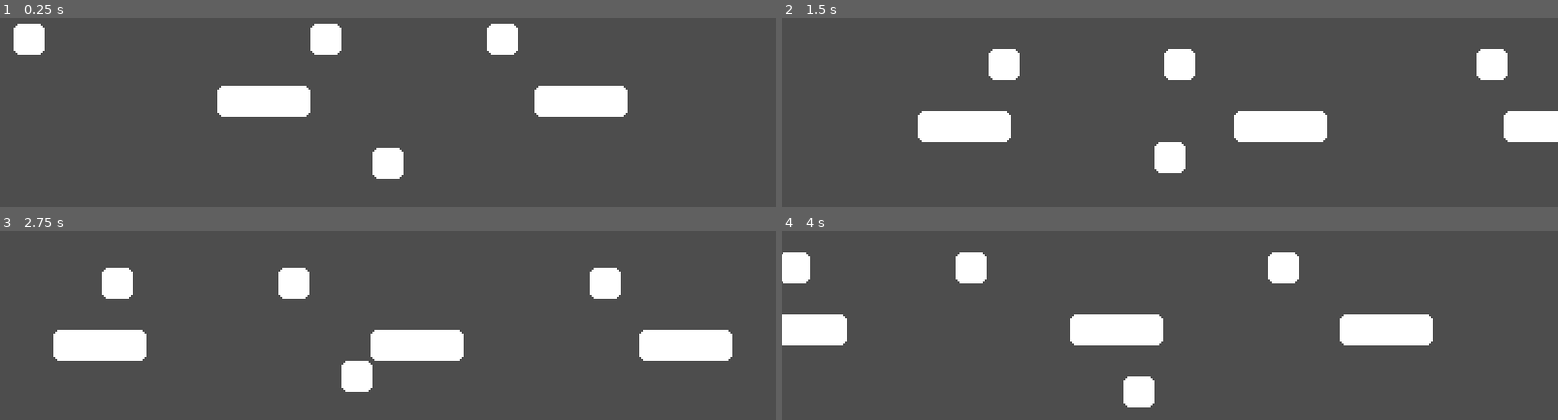
Above: before the commit, frames 1-4 (two rows, left to right).
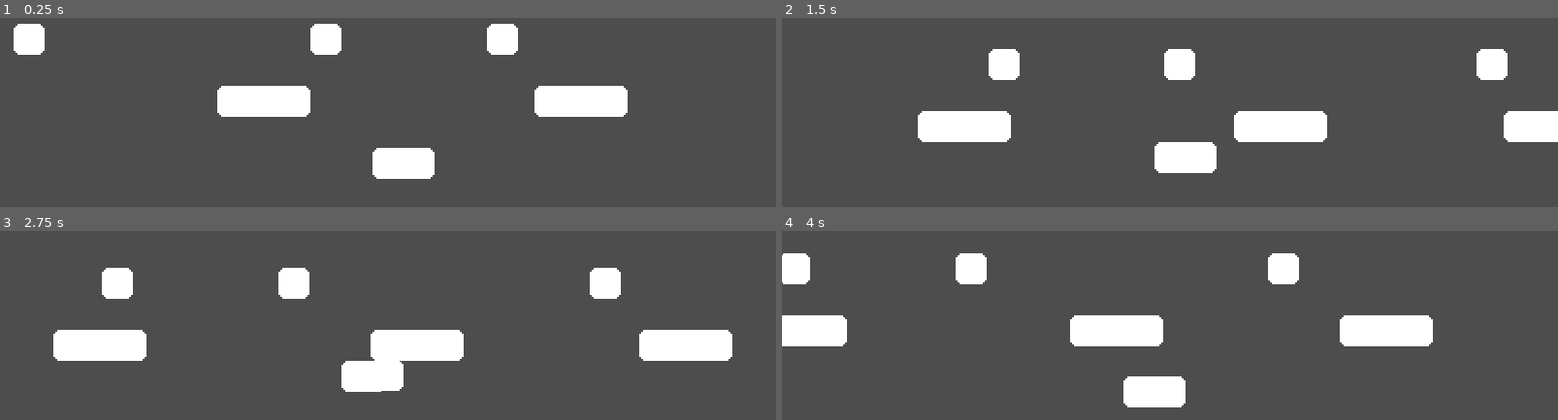
Above: after the commit, the same moments.

Repository: sirius-leaf/courier_bot_protocol
Game: Godot game, scene res://Scene/Level Scene/level.tscn
Same seed, same stepped clock (60 frames per second), same inputs: the game is played once before the commit and once after it.
Inputs:
- Up to frame 1 (0.25 s): no input
- Up to frame 2 (1.5 s): hold Up (ui_up) from 0.53 s (still down)
- Up to frame 3 (2.75 s): release Up (ui_up) at 2.03 s; hold Left (ui_left) from 2.03 s (still down)
- Up to frame 4 (4 s): release Left (ui_left) at 3.53 s; hold Down (ui_down) from 3.53 s (still down)

The runs differ from the first frame. In frame 1, 0.7% of the frame differs, in the area x 51-56%, y 68-86%; in frame 2, 0.7%; in frame 3, 0.6%; in frame 4, 1.1%, in the area x 0-84%, y 11-94%.

Commit message:
added more player type

Diff:
--- a/Scene/Level Scene/level.tscn
+++ b/Scene/Level Scene/level.tscn
@@ -1,7 +1,7 @@
 [gd_scene load_steps=7 format=3 uid="uid://dx8nbddj2vps5"]
 
 [ext_resource type="Script" path="res://Script/camera_2d.gd" id="1_34jud"]
-[ext_resource type="PackedScene" uid="uid://cnx505m3w2o5k" path="res://Scene/Object Scene/sd_570.tscn" id="1_uo02c"]
+[ext_resource type="PackedScene" uid="uid://b28d3ptygwex5" path="res://Scene/Object Scene/Player/wd_38.tscn" id="2_viq0u"]
 [ext_resource type="PackedScene" uid="uid://bupdyrkly776e" path="res://Scene/Object Scene/Spawner/moving_object_spawner.tscn" id="3_t40wj"]
 [ext_resource type="PackedScene" uid="uid://ksrfwjtlo3p3" path="res://Scene/Object Scene/moving_platform.tscn" id="4_c00vo"]
 [ext_resource type="Script" path="res://Script/game_ui.gd" id="5_tnsey"]
@@ -14,7 +14,9 @@
 position_smoothing_speed = 2.0
 script = ExtResource("1_34jud")
 
-[node name="SD-570" parent="." instance=ExtResource("1_uo02c")]
+[node name="Players" type="Node2D" parent="."]
+
+[node name="Player1" parent="Players" instance=ExtResource("2_viq0u")]
 
 [node name="MovingObjectSpawner" parent="." instance=ExtResource("3_t40wj")]
 position = Vector2(0, -32)
--- /dev/null
+++ b/Scene/Object Scene/Player/fs_45.tscn
@@ -0,0 +1,64 @@
+[gd_scene load_steps=7 format=3 uid="uid://dgiktybtrwt4c"]
+
+[ext_resource type="Script" path="res://Script/player.gd" id="1_h8n8p"]
+[ext_resource type="Texture2D" uid="uid://p4jt8bkotiik" path="res://Asset/Sprite/_player.png" id="2_ieaee"]
+
+[sub_resource type="RectangleShape2D" id="RectangleShape2D_4hpe0"]
+size = Vector2(12, 14)
+
+[sub_resource type="RectangleShape2D" id="RectangleShape2D_kvv5c"]
+size = Vector2(6, 6)
+
+[sub_resource type="RectangleShape2D" id="RectangleShape2D_pfq80"]
+size = Vector2(2, 7)
+
+[sub_resource type="RectangleShape2D" id="RectangleShape2D_g4maq"]
+size = Vector2(2, 7)
+
+[node name="SD-570" type="CharacterBody2D" groups=["Player"]]
+script = ExtResource("1_h8n8p")
+moveSpeed = 0.4
+
+[node name="Sprite" type="Sprite2D" parent="."]
+rotation = 4.71239
+texture = ExtResource("2_ieaee")
+
+[node name="CollisionShape2D" type="CollisionShape2D" parent="."]
+shape = SubResource("RectangleShape2D_4hpe0")
+
+[node name="MovementCheckRaycast" type="Node2D" parent="."]
+
+[node name="CheckLeft" type="RayCast2D" parent="MovementCheckRaycast"]
+target_position = Vector2(-16, 0)
+
+[node name="CheckRight" type="RayCast2D" parent="MovementCheckRaycast"]
+target_position = Vector2(16, 0)
+
+[node name="CheckUp" type="Area2D" parent="MovementCheckRaycast"]
+
+[node name="CollisionShape2D" type="CollisionShape2D" parent="MovementCheckRaycast/CheckUp"]
+position = Vector2(0, -13)
+shape = SubResource("RectangleShape2D_kvv5c")
+
+[node name="CheckDown" type="Area2D" parent="MovementCheckRaycast"]
+
+[node name="CollisionShape2D" type="CollisionShape2D" parent="MovementCheckRaycast/CheckDown"]
+position = Vector2(0, 13)
+shape = SubResource("RectangleShape2D_kvv5c")
+
+[node name="PlatformCheck" type="Area2D" parent="."]
+
+[node name="CollisionShape2D" type="CollisionShape2D" parent="PlatformCheck"]
+shape = SubResource("RectangleShape2D_pfq80")
+
+[node name="WaterCheck" type="Area2D" parent="."]
+collision_layer = 2
+collision_mask = 2
+
+[node name="CollisionShape2D" type="CollisionShape2D" parent="WaterCheck"]
+shape = SubResource("RectangleShape2D_g4maq")
+
+[connection signal="area_entered" from="PlatformCheck" to="." method="_on_area_2d_area_entered"]
+[connection signal="area_exited" from="PlatformCheck" to="." method="_on_area_2d_area_exited"]
+[connection signal="area_entered" from="WaterCheck" to="." method="_on_water_check_area_entered"]
+[connection signal="area_exited" from="WaterCheck" to="." method="_on_water_check_area_exited"]
--- /dev/null
+++ b/Scene/Object Scene/Player/hv_51.tscn
@@ -0,0 +1,64 @@
+[gd_scene load_steps=7 format=3 uid="uid://vq7gk0htc781"]
+
+[ext_resource type="Script" path="res://Script/player.gd" id="1_y5aa2"]
+[ext_resource type="Texture2D" uid="uid://p4jt8bkotiik" path="res://Asset/Sprite/_player.png" id="2_aydju"]
+
+[sub_resource type="RectangleShape2D" id="RectangleShape2D_4hpe0"]
+size = Vector2(12, 10)
+
+[sub_resource type="RectangleShape2D" id="RectangleShape2D_lfeqe"]
+size = Vector2(6, 6)
+
+[sub_resource type="RectangleShape2D" id="RectangleShape2D_pfq80"]
+size = Vector2(2, 7)
+
+[sub_resource type="RectangleShape2D" id="RectangleShape2D_g4maq"]
+size = Vector2(2, 7)
+
+[node name="HV-51" type="CharacterBody2D" groups=["Player"]]
+script = ExtResource("1_y5aa2")
+moveSpeed = 0.05
+
+[node name="Sprite" type="Sprite2D" parent="."]
+rotation = 4.71239
+texture = ExtResource("2_aydju")
+
+[node name="CollisionShape2D" type="CollisionShape2D" parent="."]
+shape = SubResource("RectangleShape2D_4hpe0")
+
+[node name="MovementCheckRaycast" type="Node2D" parent="."]
+
+[node name="CheckLeft" type="RayCast2D" parent="MovementCheckRaycast"]
+target_position = Vector2(-16, 0)
+
+[node name="CheckRight" type="RayCast2D" parent="MovementCheckRaycast"]
+target_position = Vector2(16, 0)
+
+[node name="CheckUp" type="Area2D" parent="MovementCheckRaycast"]
+
+[node name="CollisionShape2D" type="CollisionShape2D" parent="MovementCheckRaycast/CheckUp"]
+position = Vector2(0, -13)
+shape = SubResource("RectangleShape2D_lfeqe")
+
+[node name="CheckDown" type="Area2D" parent="MovementCheckRaycast"]
+
+[node name="CollisionShape2D" type="CollisionShape2D" parent="MovementCheckRaycast/CheckDown"]
+position = Vector2(0, 13)
+shape = SubResource("RectangleShape2D_lfeqe")
+
+[node name="PlatformCheck" type="Area2D" parent="."]
+
+[node name="CollisionShape2D" type="CollisionShape2D" parent="PlatformCheck"]
+shape = SubResource("RectangleShape2D_pfq80")
+
+[node name="WaterCheck" type="Area2D" parent="."]
+collision_layer = 2
+collision_mask = 2
+
+[node name="CollisionShape2D" type="CollisionShape2D" parent="WaterCheck"]
+shape = SubResource("RectangleShape2D_g4maq")
+
+[connection signal="area_entered" from="PlatformCheck" to="." method="_on_area_2d_area_entered"]
+[connection signal="area_exited" from="PlatformCheck" to="." method="_on_area_2d_area_exited"]
+[connection signal="area_entered" from="WaterCheck" to="." method="_on_water_check_area_entered"]
+[connection signal="area_exited" from="WaterCheck" to="." method="_on_water_check_area_exited"]
--- /dev/null
+++ b/Scene/Object Scene/Player/sd_570.tscn
@@ -0,0 +1,63 @@
+[gd_scene load_steps=7 format=3 uid="uid://cnx505m3w2o5k"]
+
+[ext_resource type="Script" path="res://Script/player.gd" id="1_sjwqe"]
+[ext_resource type="Texture2D" uid="uid://p4jt8bkotiik" path="res://Asset/Sprite/_player.png" id="2_regn3"]
+
+[sub_resource type="RectangleShape2D" id="RectangleShape2D_4hpe0"]
+size = Vector2(12, 14)
+
+[sub_resource type="RectangleShape2D" id="RectangleShape2D_kvv5c"]
+size = Vector2(6, 6)
+
+[sub_resource type="RectangleShape2D" id="RectangleShape2D_pfq80"]
+size = Vector2(2, 7)
+
+[sub_resource type="RectangleShape2D" id="RectangleShape2D_g4maq"]
+size = Vector2(2, 7)
+
+[node name="SD-570" type="CharacterBody2D" groups=["Player"]]
+script = ExtResource("1_sjwqe")
+
+[node name="Sprite" type="Sprite2D" parent="."]
+rotation = 4.71239
+texture = ExtResource("2_regn3")
+
+[node name="CollisionShape2D" type="CollisionShape2D" parent="."]
+shape = SubResource("RectangleShape2D_4hpe0")
+
+[node name="MovementCheckRaycast" type="Node2D" parent="."]
+
+[node name="CheckLeft" type="RayCast2D" parent="MovementCheckRaycast"]
+target_position = Vector2(-16, 0)
+
+[node name="CheckRight" type="RayCast2D" parent="MovementCheckRaycast"]
+target_position = Vector2(16, 0)
+
+[node name="CheckUp" type="Area2D" parent="MovementCheckRaycast"]
+
+[node name="CollisionShape2D" type="CollisionShape2D" parent="MovementCheckRaycast/CheckUp"]
+position = Vector2(0, -13)
+shape = SubResource("RectangleShape2D_kvv5c")
+
+[node name="CheckDown" type="Area2D" parent="MovementCheckRaycast"]
+
+[node name="CollisionShape2D" type="CollisionShape2D" parent="MovementCheckRaycast/CheckDown"]
+position = Vector2(0, 13)
+shape = SubResource("RectangleShape2D_kvv5c")
+
+[node name="PlatformCheck" type="Area2D" parent="."]
+
+[node name="CollisionShape2D" type="CollisionShape2D" parent="PlatformCheck"]
+shape = SubResource("RectangleShape2D_pfq80")
+
+[node name="WaterCheck" type="Area2D" parent="."]
+collision_layer = 2
+collision_mask = 2
+
+[node name="CollisionShape2D" type="CollisionShape2D" parent="WaterCheck"]
+shape = SubResource("RectangleShape2D_g4maq")
+
+[connection signal="area_entered" from="PlatformCheck" to="." method="_on_area_2d_area_entered"]
+[connection signal="area_exited" from="PlatformCheck" to="." method="_on_area_2d_area_exited"]
+[connection signal="area_entered" from="WaterCheck" to="." method="_on_water_check_area_entered"]
+[connection signal="area_exited" from="WaterCheck" to="." method="_on_water_check_area_exited"]
--- a/Scene/Object Scene/sd_570.tscn
+++ b/Scene/Object Scene/Player/wd_38.tscn
@@ -1,43 +1,56 @@
-[gd_scene load_steps=6 format=3 uid="uid://cnx505m3w2o5k"]
+[gd_scene load_steps=7 format=3 uid="uid://b28d3ptygwex5"]
 
-[ext_resource type="Script" path="res://Script/player.gd" id="1_sjwqe"]
-[ext_resource type="Texture2D" uid="uid://8qwy3vej3x04" path="res://Asset/Sprite/_1x1_block.png" id="1_toexh"]
+[ext_resource type="Script" path="res://Script/player.gd" id="1_dc2ev"]
+[ext_resource type="Texture2D" uid="uid://b2eb23gdsebyh" path="res://Asset/Sprite/_2x1_block.png" id="2_3iaf0"]
 
 [sub_resource type="RectangleShape2D" id="RectangleShape2D_4hpe0"]
-size = Vector2(12, 14)
+size = Vector2(28, 14)
+
+[sub_resource type="RectangleShape2D" id="RectangleShape2D_kvv5c"]
+size = Vector2(22, 6)
 
 [sub_resource type="RectangleShape2D" id="RectangleShape2D_pfq80"]
-size = Vector2(2, 7)
+size = Vector2(18, 7)
 
 [sub_resource type="RectangleShape2D" id="RectangleShape2D_g4maq"]
-size = Vector2(2, 7)
+size = Vector2(18, 7)
 
-[node name="SD-570" type="CharacterBody2D" groups=["Player"]]
-script = ExtResource("1_sjwqe")
+[node name="WD-38" type="CharacterBody2D" groups=["Player"]]
+script = ExtResource("1_dc2ev")
+smallPlayer = false
 
 [node name="Sprite" type="Sprite2D" parent="."]
-texture = ExtResource("1_toexh")
+position = Vector2(8, 0)
+texture = ExtResource("2_3iaf0")
 
 [node name="CollisionShape2D" type="CollisionShape2D" parent="."]
+position = Vector2(8, 0)
 shape = SubResource("RectangleShape2D_4hpe0")
 
 [node name="MovementCheckRaycast" type="Node2D" parent="."]
-
-[node name="CheckUp" type="RayCast2D" parent="MovementCheckRaycast"]
-target_position = Vector2(0, -16)
-
-[node name="CheckDown" type="RayCast2D" parent="MovementCheckRaycast"]
-target_position = Vector2(0, 16)
 
 [node name="CheckLeft" type="RayCast2D" parent="MovementCheckRaycast"]
 target_position = Vector2(-16, 0)
 
 [node name="CheckRight" type="RayCast2D" parent="MovementCheckRaycast"]
-target_position = Vector2(16, 0)
+target_position = Vector2(32, 0)
+
+[node name="CheckUp" type="Area2D" parent="MovementCheckRaycast"]
+
+[node name="CollisionShape2D" type="CollisionShape2D" parent="MovementCheckRaycast/CheckUp"]
+position = Vector2(8, -13)
+shape = SubResource("RectangleShape2D_kvv5c")
+
+[node name="CheckDown" type="Area2D" parent="MovementCheckRaycast"]
+
+[node name="CollisionShape2D" type="CollisionShape2D" parent="MovementCheckRaycast/CheckDown"]
+position = Vector2(8, 13)
+shape = SubResource("RectangleShape2D_kvv5c")
 
 [node name="PlatformCheck" type="Area2D" parent="."]
 
 [node name="CollisionShape2D" type="CollisionShape2D" parent="PlatformCheck"]
+position = Vector2(8, 0)
 shape = SubResource("RectangleShape2D_pfq80")
 
 [node name="WaterCheck" type="Area2D" parent="."]
@@ -45,6 +58,7 @@
 collision_mask = 2
 
 [node name="CollisionShape2D" type="CollisionShape2D" parent="WaterCheck"]
+position = Vector2(8, 0)
 shape = SubResource("RectangleShape2D_g4maq")
 
 [connection signal="area_entered" from="PlatformCheck" to="." method="_on_area_2d_area_entered"]
--- /dev/null
+++ b/Scene/Object Scene/Player/ws_10.tscn
@@ -0,0 +1,68 @@
+[gd_scene load_steps=7 format=3 uid="uid://ufneu3supamj"]
+
+[ext_resource type="Script" path="res://Script/player.gd" id="1_mx62x"]
+[ext_resource type="Texture2D" uid="uid://b2eb23gdsebyh" path="res://Asset/Sprite/_2x1_block.png" id="2_8xewg"]
+
+[sub_resource type="RectangleShape2D" id="RectangleShape2D_4hpe0"]
+size = Vector2(28, 14)
+
+[sub_resource type="RectangleShape2D" id="RectangleShape2D_kvv5c"]
+size = Vector2(22, 6)
+
+[sub_resource type="RectangleShape2D" id="RectangleShape2D_pfq80"]
+size = Vector2(18, 7)
+
+[sub_resource type="RectangleShape2D" id="RectangleShape2D_g4maq"]
+size = Vector2(18, 7)
+
+[node name="WS-10" type="CharacterBody2D" groups=["Player"]]
+script = ExtResource("1_mx62x")
+moveSpeed = 0.05
+smallPlayer = false
+
+[node name="Sprite" type="Sprite2D" parent="."]
+position = Vector2(8, 0)
+texture = ExtResource("2_8xewg")
+
+[node name="CollisionShape2D" type="CollisionShape2D" parent="."]
+position = Vector2(8, 0)
+shape = SubResource("RectangleShape2D_4hpe0")
+
+[node name="MovementCheckRaycast" type="Node2D" parent="."]
+
+[node name="CheckLeft" type="RayCast2D" parent="MovementCheckRaycast"]
+target_position = Vector2(-16, 0)
+
+[node name="CheckRight" type="RayCast2D" parent="MovementCheckRaycast"]
+target_position = Vector2(32, 0)
+
+[node name="CheckUp" type="Area2D" parent="MovementCheckRaycast"]
+
+[node name="CollisionShape2D" type="CollisionShape2D" parent="MovementCheckRaycast/CheckUp"]
+position = Vector2(8, -13)
+shape = SubResource("RectangleShape2D_kvv5c")
+
+[node name="CheckDown" type="Area2D" parent="MovementCheckRaycast"]
+
+[node name="CollisionShape2D" type="CollisionShape2D" parent="MovementCheckRaycast/CheckDown"]
+position = Vector2(8, 13)
+shape = SubResource("RectangleShape2D_kvv5c")
+
+[node name="PlatformCheck" type="Area2D" parent="."]
+
+[node name="CollisionShape2D" type="CollisionShape2D" parent="PlatformCheck"]
+position = Vector2(8, 0)
+shape = SubResource("RectangleShape2D_pfq80")
+
+[node name="WaterCheck" type="Area2D" parent="."]
+collision_layer = 2
+collision_mask = 2
+
+[node name="CollisionShape2D" type="CollisionShape2D" parent="WaterCheck"]
+position = Vector2(8, 0)
+shape = SubResource("RectangleShape2D_g4maq")
+
+[connection signal="area_entered" from="PlatformCheck" to="." method="_on_area_2d_area_entered"]
+[connection signal="area_exited" from="PlatformCheck" to="." method="_on_area_2d_area_exited"]
+[connection signal="area_entered" from="WaterCheck" to="." method="_on_water_check_area_entered"]
+[connection signal="area_exited" from="WaterCheck" to="." method="_on_water_check_area_exited"]
--- a/Script/camera_2d.gd
+++ b/Script/camera_2d.gd
@@ -1,7 +1,9 @@
 extends Camera2D
 
-@onready var sd_570: Player = $"../SD-570"
+var _currentPlaye := 0
+var _player: Player
+
+@onready var player_1: Player = $"../Players/Player1"
 
 func _process(delta: float) -> void:
-	if sd_570.global_position.y < 0.0:
-		global_position.y = sd_570.global_position.y
+	global_position.y = player_1.global_position.y if player_1.global_position.y <= 0.0 else 0.0
--- a/Script/player.gd
+++ b/Script/player.gd
@@ -1,8 +1,11 @@
 extends CharacterBody2D
 class_name Player
 
-@export var moveDistance: float = 16.0
-@export var moveSpeed: float = 0.2
+const MOVING_THRESHOLD := 6.0
+
+@export var moveDistance := 16.0
+@export var moveSpeed := 0.15
+@export var smallPlayer := true
 
 var _playerPos := Vector2(0.0, 0.0)
 var _onMovingPlatform := false
@@ -11,41 +14,79 @@
 var _movingPlatform: MovingObject
 var _onPlatformOffsetX: float
 var _onWater := false
+var _isMoving := true
+var _movingOnPlatform := false
+var _moveAngle := 270.0
 
-@onready var check_up: RayCast2D = $MovementCheckRaycast/CheckUp
-@onready var check_down: RayCast2D = $MovementCheckRaycast/CheckDown
+@onready var check_up: Area2D = $MovementCheckRaycast/CheckUp
+@onready var check_down: Area2D = $MovementCheckRaycast/CheckDown
 @onready var check_left: RayCast2D = $MovementCheckRaycast/CheckLeft
 @onready var check_right: RayCast2D = $MovementCheckRaycast/CheckRight
-
-func _ready() -> void:
-	print(OS.has_feature("web_android") or OS.has_feature("web_ios"))
+@onready var sprite: Sprite2D = $Sprite
 
 func _process(delta: float) -> void:
-	if Input.is_action_just_pressed("ui_up") and not check_up.is_colliding():
-		_playerPos.y -= moveDistance
-	elif Input.is_action_just_pressed("ui_down") and not check_down.is_colliding():
-		_playerPos.y += moveDistance
-	elif Input.is_action_just_pressed("ui_left") and not check_left.is_colliding():
-		if not _onMovingPlatform:
-			_playerPos.x -= moveDistance
-		else:
-			_playerPosOnMoving -= moveDistance
-	elif Input.is_action_just_pressed("ui_right") and not check_right.is_colliding():
-		if not _onMovingPlatform:
-			_playerPos.x += moveDistance
-		else:
-			_playerPosOnMoving += moveDistance
+	_isMoving = true if (
+		abs(global_position.y - _playerPos.y) > MOVING_THRESHOLD or
+		(not _onMovingPlatform and abs(global_position.x - _playerPos.x) > MOVING_THRESHOLD) or
+		(_onMovingPlatform and _movingOnPlatform)
+	) else false
+
+	const MOVE_SCALE_CHANGE := 0.8
+	const MOVE_ROTATION_AMOUNT := 7.5
+
+	if not _isMoving:
+		if Input.is_action_just_pressed("ui_up") and not check_up.has_overlapping_bodies():
+			_playerPos.y -= moveDistance
+
+			if smallPlayer:
+				sprite.scale.y = MOVE_SCALE_CHANGE
+				_moveAngle = 270.0
+			else:
+				sprite.scale.x = 0.9
+		elif Input.is_action_just_pressed("ui_down") and not check_down.has_overlapping_bodies():
+			_playerPos.y += moveDistance
+
+			if smallPlayer:
+				sprite.scale.y = MOVE_SCALE_CHANGE
+				_moveAngle = 90.0
+			else:
+				sprite.scale.x = 0.9
+		elif Input.is_action_just_pressed("ui_left") and not check_left.is_colliding():
+			if not _onMovingPlatform:
+				_playerPos.x -= moveDistance
+			else:
+				_playerPosOnMoving -= moveDistance
+
+			if smallPlayer:
+				_moveAngle = 180.0
+				sprite.scale.y = MOVE_SCALE_CHANGE
+			else:
+				sprite.rotation_degrees = -MOVE_ROTATION_AMOUNT
+		elif Input.is_action_just_pressed("ui_right") and not check_right.is_colliding():
+			if not _onMovingPlatform:
+				_playerPos.x += moveDistance
+			else:
+				_playerPosOnMoving += moveDistance
+
+			if smallPlayer:
+				_moveAngle = 0.0
+				sprite.scale.y = MOVE_SCALE_CHANGE
+			else:
+				sprite.rotation_degrees = MOVE_ROTATION_AMOUNT
 
 	if _onWater and not _onMovingPlatform: get_tree().reload_current_scene()
 
 
 func _physics_process(delta: float) -> void:
 	global_position.y = lerp(global_position.y, _playerPos.y, moveSpeed)
+	sprite.rotation = lerp_angle(sprite.rotation, deg_to_rad(_moveAngle), 0.3) if smallPlayer else lerp_angle(sprite.rotation, 0.0, 0.1)
+	sprite.scale = lerp(sprite.scale, Vector2(1.0, 1.0), 0.1)
 
 	if not _onMovingPlatform:
 		global_position.x = lerp(global_position.x, _playerPos.x, moveSpeed)
 	else:
 		_onMovingPlatformOffsetX = lerp(_onMovingPlatformOffsetX, _playerPosOnMoving, moveSpeed)
+		_movingOnPlatform = true if abs(_onMovingPlatformOffsetX - _playerPosOnMoving) > MOVING_THRESHOLD else false
 		global_position.x = _movingPlatform.global_position.x + _onPlatformOffsetX + _onMovingPlatformOffsetX
 		_playerPos.x = roundf(global_position.x / 16.0) * 16.0
 
Binary file added: Asset/Sprite/_player.png
Not shown, added: Asset/Sprite/_player.png.import
